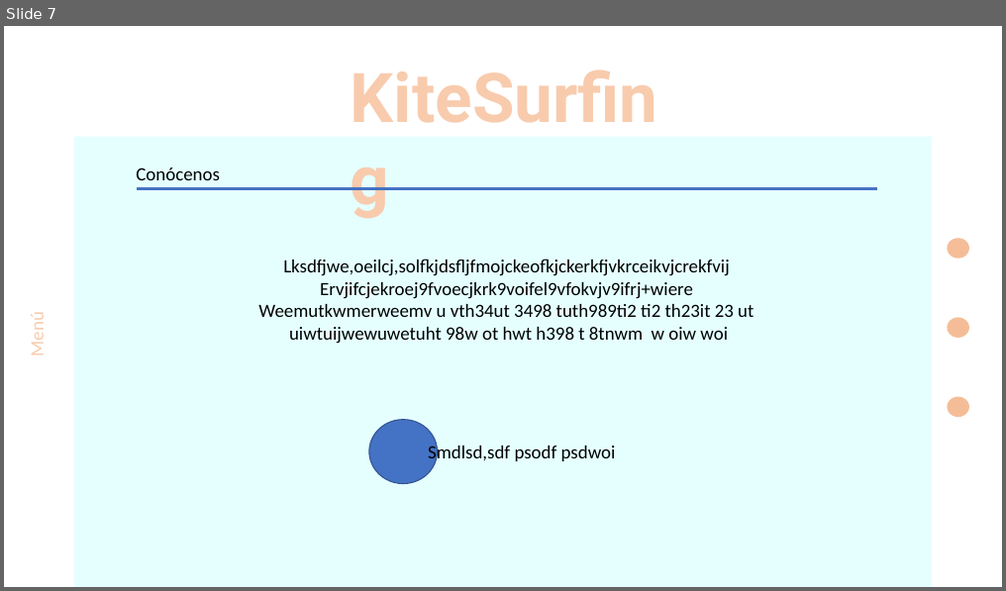
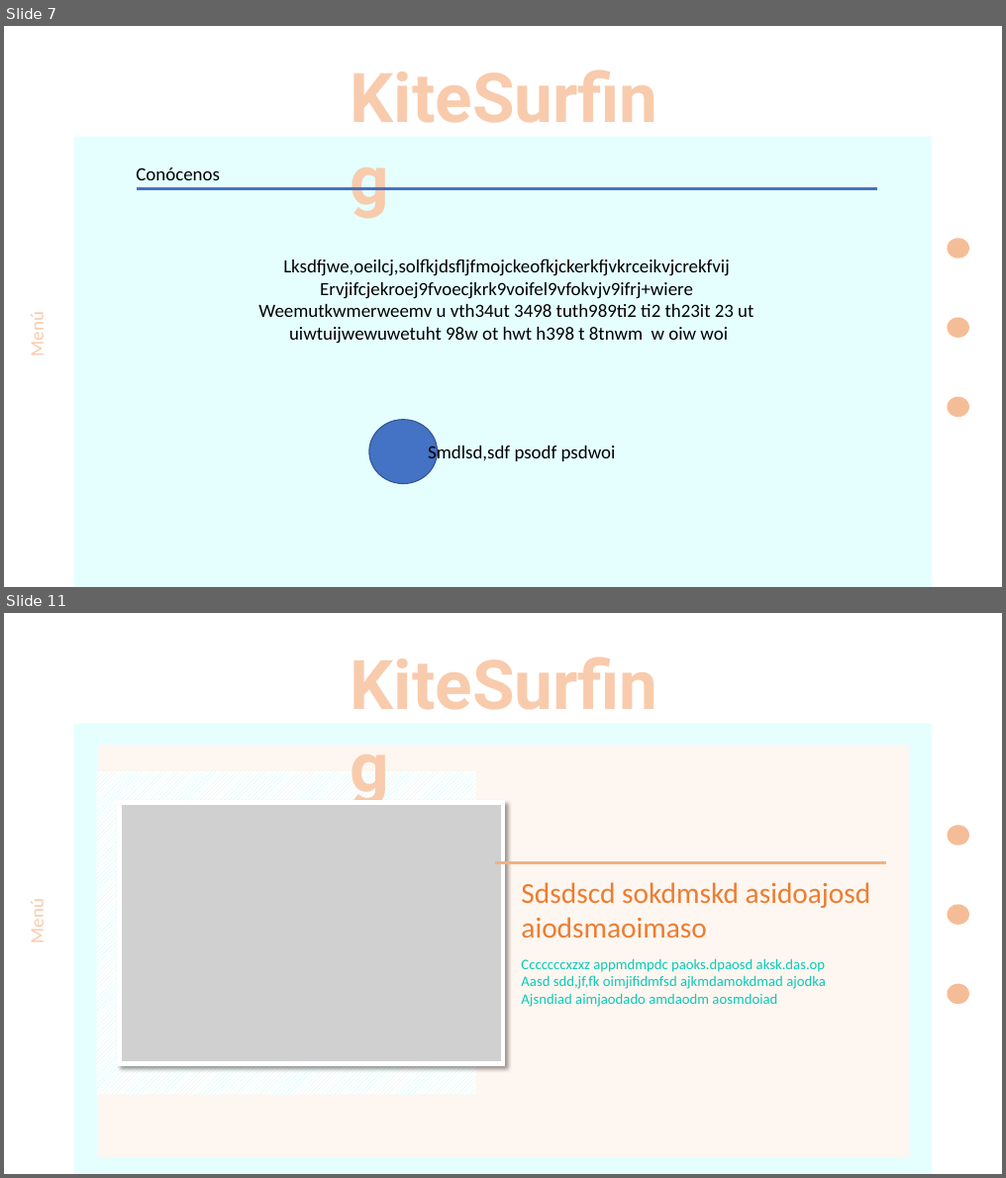
Before and after one commit to AyraNixx/KiteSurf_PaulaMH, a slide deck: Presentación1 [Autoguardado].pptx. Shown one above the other, each under a label of ours: slide 7 before the commit, slides 7 and 11 after it; the slides between them are not shown. The pictures are 1006x591 and 1006x1178 pixels, drawn with LibreOffice and Linux fonts; fonts in the diff are those of the drawing; grey boxes stand for pictures. Boxes give left, top, right and bottom in pixels: in the first picture for what was removed or moved away, otherwise in the second. Text is boxed around its words. In the diff, an @@ line names an element or a change of style, - is before the commit and + after.

```diff
--- a/Presentación1 [Autoguardado].pptx
+++ b/Presentación1 [Autoguardado].pptx
@@ slide 11 added at (4,613,1002,1174), background #FFFFFF @@
@@ text added at (344,638,685,728), 66 pt, text #F8CBAD, bold @@
+KiteSurfing
@@ rectangle added at (74,724,933,1174), fill #E5FFFF @@
@@ rectangle added at (97,745,909,1158), fill #FEF6F0 @@
@@ rectangle added at (97,771,476,1095), fill pattern #C1FBF5 on #FFFFFF @@
@@ picture added at (119,802,503,1063) @@
@@ ellipse added at (947,825,969,845), fill #ED7D31 at 50% opacity @@
@@ line added from (495, 863) to (887, 863), #F4B183 2.25 pt @@
@@ text added at (26,903,49,942), 18 pt, text #F8CBAD @@
+Menú
@@ text added at (521,882,871,938), 28 pt, text #ED7D31 @@
+Sdsdscd sokdmskd asidoajosd
+aiodsmaoimaso
@@ ellipse added at (947,904,969,925), fill #ED7D31 at 50% opacity @@
@@ text added at (521,959,826,1007), 14 pt, text #0CCAB8 @@
+Cccccccxzxz appmdmpdc paoks.dpaosd aksk.das.op
+Aasd sdd,jf,fk oimjifidmfsd ajkmdamokdmad ajodka
+Ajsndiad aimjaodado amdaodm aosmdoiad
@@ ellipse added at (947,983,969,1004), fill #ED7D31 at 50% opacity @@
```
Also in this commit, not shown: 1 slide changed, 4 other slides added, 6 other files.
